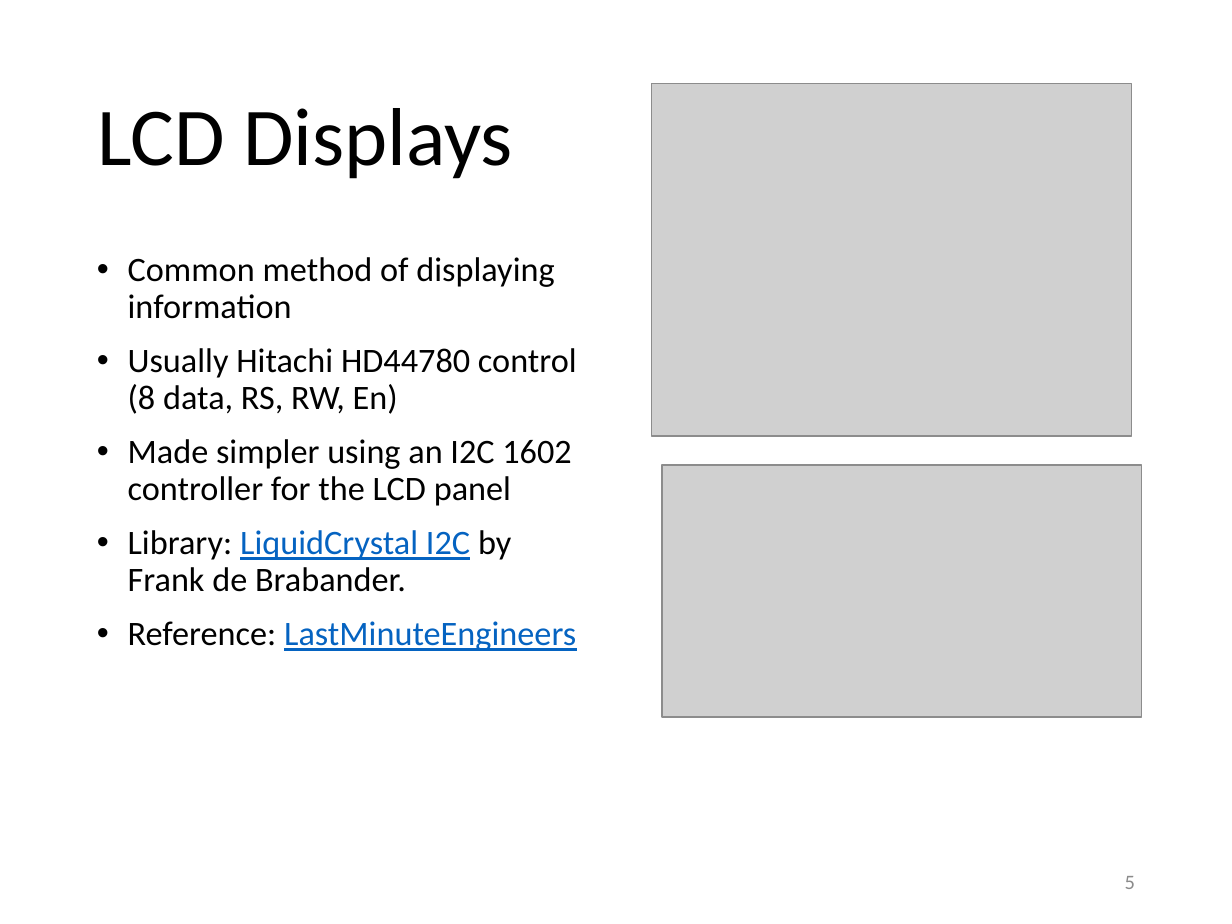
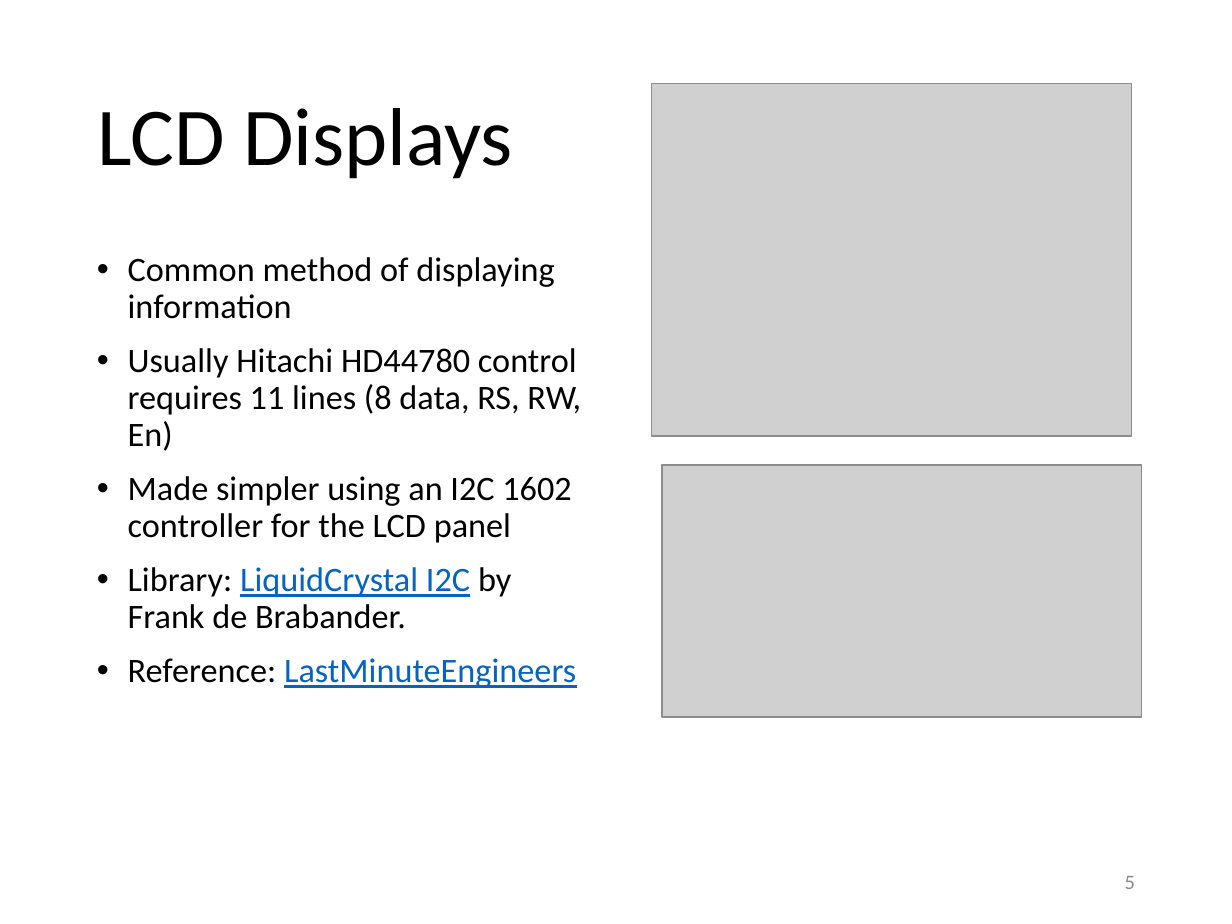
Before and after one commit to RDorville/digfab, a slide deck: slide 5 of presentations/ep1000_actuators/ep1000_actuators.pptx. Drawn at 1232x924 pixels with LibreOffice and Linux fonts; fonts in the diff are those of the drawing; grey boxes stand for pictures; background and template pictures are left out. Boxes give left, top, right and bottom in pixels: in the first picture for what was removed or moved away, otherwise in the second. Text is boxed around its words. In the diff, an @@ line names an element or a change of style, - is before the commit and + after.

```diff
--- a/presentations/ep1000_actuators/ep1000_actuators.pptx
+++ b/presentations/ep1000_actuators/ep1000_actuators.pptx
@@ text at (128, 348, 581, 451): text changed @@
-• Usually Hitachi HD44780 control (8 data, RS, RW, En)
+• Usually Hitachi HD44780 control requires 11 lines (8 data, RS, RW, En)
```
Also in this commit, not shown: 3 other slides changed, 6 slides added, 14 other files.
